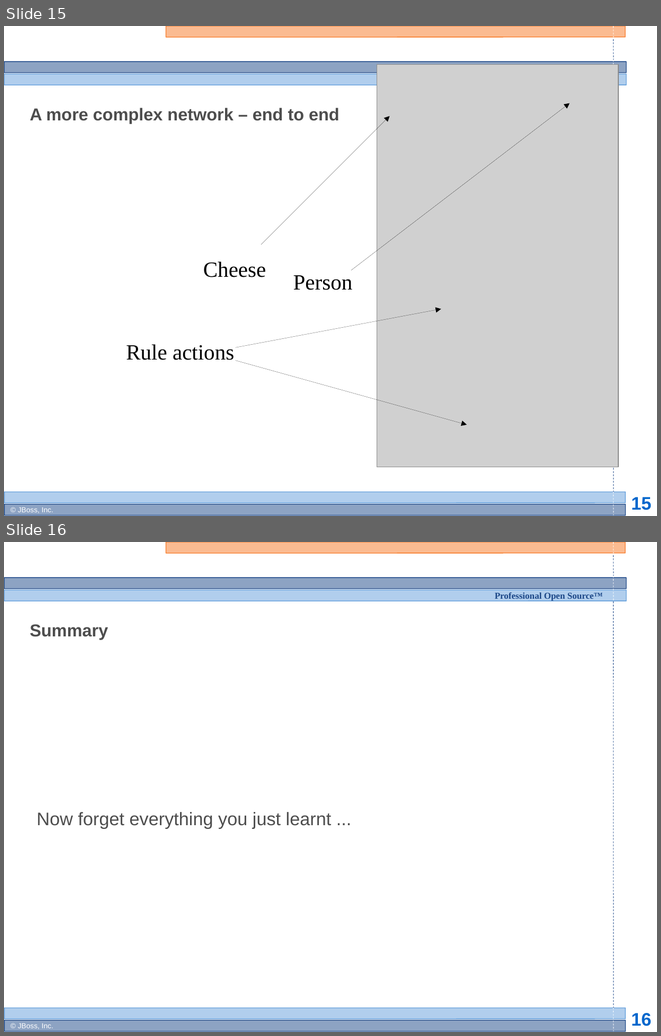
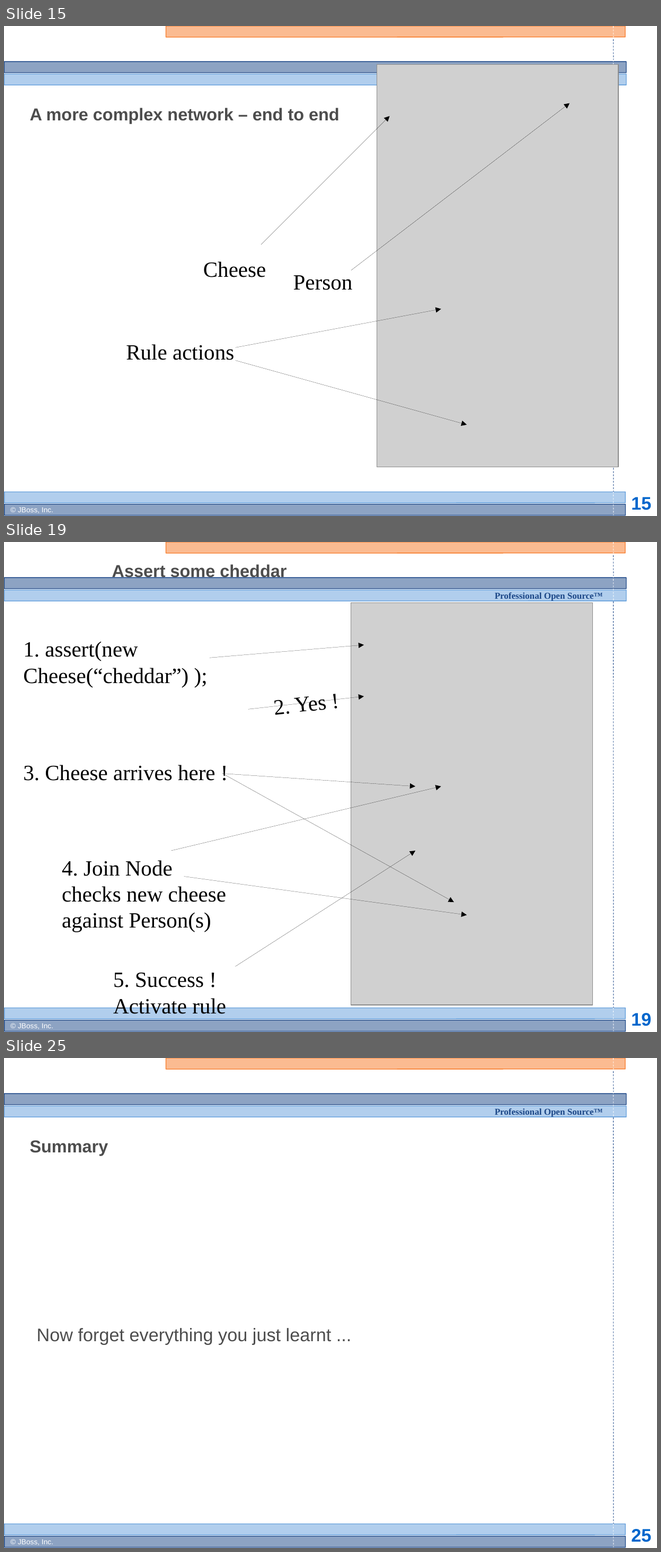
Before and after one commit to bobmcwhirter/drools, a slide deck: documentation/training/developers-course/Module 4 - Rule Engine Concepts 2.odp. Shown one above the other, each under a label of ours: slides 15 and 16 before the commit, slides 15, 19 and 25 after it; the slides between them are not shown. The pictures are 661x1036 and 661x1552 pixels, drawn with LibreOffice and Linux fonts; fonts in the diff are those of the drawing; grey boxes stand for pictures; background and template pictures are left out. Boxes give left, top, right and bottom in pixels: in the first picture for what was removed or moved away, otherwise in the second. Text is boxed around its words. In the diff, an @@ line names an element or a change of style, - is before the commit and + after.

```diff
--- a/documentation/training/developers-course/Module 4 - Rule Engine Concepts 2.odp
+++ b/documentation/training/developers-course/Module 4 - Rule Engine Concepts 2.odp
@@ slide 19 added at bbox=[4, 542, 657, 1032], background #FFFFFF; not listed: 13 template elements that a slide beside it also shows @@
@@ title added at bbox=[112, 563, 286, 580], 19 pt, text #4D4D4D, bold @@
+Assert some cheddar
@@ picture added at bbox=[351, 603, 592, 1005] @@
@@ text added at bbox=[23, 641, 188, 687], 24 pt, text #000000 @@
+1. assert(new Cheese(“cheddar”) );
@@ arrow added from (210, 658) to (364, 644), #000000 0 pt @@
@@ line added at bbox=[248, 696, 364, 709], outline #000000 0 pt, 24 pt, text #000000 @@
+2. Yes !
@@ text added at bbox=[23, 765, 215, 780], 24 pt, text #000000 @@
+3. Cheese arrives here !
@@ arrow added from (223, 773) to (415, 786), #000000 0 pt @@
@@ arrow added from (223, 773) to (454, 902), #000000 0 pt @@
@@ arrow added from (171, 850) to (441, 786), #000000 0 pt @@
@@ arrow added from (235, 967) to (415, 850), #000000 0 pt @@
@@ text added at bbox=[62, 860, 226, 932], 24 pt, text #000000 @@
+4. Join Node checks new cheese against Person(s)
@@ arrow added from (184, 876) to (467, 915), #000000 0 pt @@
@@ text added at bbox=[113, 972, 226, 1014], 24 pt, text #000000 @@
+5. Success ! Activate rule
@@ what was slide 16 is now slide 25 @@
@@ page number at bbox=[631, 1529, 651, 1542]: text changed @@
-16
+25
```
Also in this commit, not shown: 9 other slides added, 1 other file.
